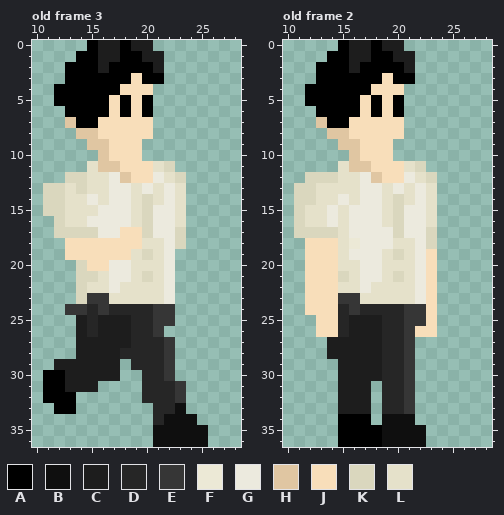
Edited in one commit: pixel-art file (2024rpijam/sprites/the_fellow.aseprite). Above, as it was before the edit.
37x37 pixels, 4 frames. Shown: old frame 3: x 10..28, y 0..36; old frame 2: x 10..28, y 0..36. The commit also changed other frames, which this record leaves out.
Visible layers, top first: "Head", "Left Arm", "Torso", "LEgs", "Right Arm".
Palette (. is transparent): A #000000  B #0f0f0f  C #1d1d1d  D #262626  E #363636  F #ece9d6  G #eceade  H #e0c6a2  J #f8deba  K #dad7be  L #e5e1ca
Pixels before, old frame 3, first column x 11:
 0 ....ACCACC.....
 1 ...AACCAACC....
 2 ..AAACAAAAC....
 3 ..AAAAAAJAA....
 4 .AAAAAAJJJ.....
 5 .AAAAAJAJA.....
 6 ..AAAAJAJA.....
 7 ..HAAJJJJJ.....
 8 ...HHJJJJJ.....
 9 ....HHJJJ......
10 .....HJJJ......
11 ....LHHJJJLK...
12 ..KKLLGHJJGLK..
13 KKLKLLGGLGLGL..
14 KKLLGLGGLKLGL..
15 KKLLLGGGLKGGL..
16 .KLLGGGGLKGGL..
17 .KKKKGGJJKGGK..
18 ..JJJJJJJLLGK..
19 ..JJJJJJLKLG...
20 ...KJJGGLLLG...
21 ...KKLGGLKLG...
22 ...KLLGLLLLG...
23 ...KEELLLLLG...
24 ..EEDEDDDDEE...
25 ...CDCCCDDEE...
26 ...CDCCCDDE....
27 ...CCCCCDDDE...
28 ...CCCCDDDDE...
29 .CCCCCC.DDDE...
30 AACCCCC..DDE...
31 AACCC....DDDE..
32 AAA......DDDE..
33 .AA.......DDB..
34 ..........DBBB.
35 ..........BBBBB
36 ..........BBBBB
Pixels before, old frame 2, first column x 11:
 0 ....ACCACC...
 1 ...AACCAACC..
 2 ..AAACAAAAC..
 3 ..AAAAAAJAA..
 4 .AAAAAAJJJ...
 5 .AAAAAJAJA...
 6 ..AAAAJAJA...
 7 ..HAAJJJJJ...
 8 ...HHJJJJJ...
 9 ....HHJJJ....
10 .....HJJJ....
11 ....LHHJJJLK.
12 .KKKLLGHJJGLK
13 KKLLLLGGLGLGL
14 KKLLGLGGLKLGL
15 KLLGLGGGLKGGL
16 KLLGLGGGLKGGL
17 KKKKLGGGGKGGK
18 .JJJLFGGGLLGK
19 .JJJLGGGLKLGJ
20 .JJJLLGGLLLGJ
21 .JJJKLGGLKLGJ
22 .JJJLLGLLLLGJ
23 .JJJEELLLLLGJ
24 .JJJDEDDDDEEJ
25 ..JJDCCCDDEEJ
26 ..JJDCCCDDEJJ
27 ...CCCCCDDE..
28 ...CCCCCDDE..
29 ....CCCCDDE..
30 ....CCCCDDE..
31 ....CCC.DDE..
32 ....CCC.DDE..
33 ....CCC.DDE..
34 ....AAA.BBB..
35 ....AAAABBBB.
36 ....AAAABBBB.
Once edited:
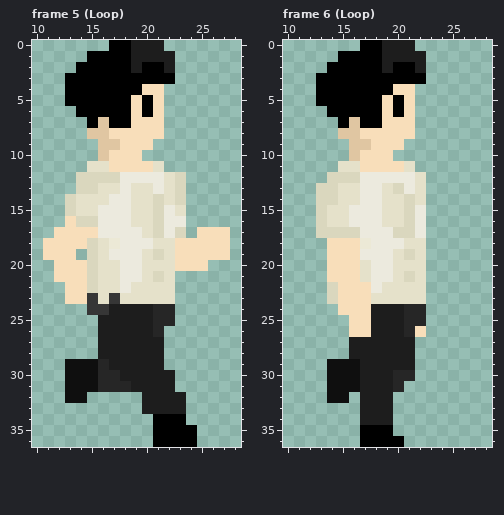
A new or re-ordered frame is compared with the old frame closest to it.
Edits made:
frames 4 -> 7
Changed rows in their new state; - is an unchanged pixel.
Frame 5 (Loop) is new; against old frame 3:
first column x 11:
 0 ----..A---C------
 1 ---.-AA-C--C-----
 2 --.--A--C-AC-----
 3 --------A--A-----
 4 -.-----AA-J------
 5 -.----A---J------
 6 --.---A---J------
 7 --..-HAA--J------
 8 ---.-H----J------
 9 ----.-H--J-------
11 -----LJ----.-----
12 --.-KKKGGG-------
13 ...-K-L--LGLK----
14 ..K-L----LKLK----
15 ..K------LK------
16 -.JKK----LK-G----
17 -JJJJ--GGLK---JJJ
18 JJ--KLFGGG-LJJJJJ
19 JJ-.KLGGGLKLJJJJJ
20 -JJJKLL-G--LJJJ--
21 -JJJ--L-GLKL-----
22 --JJK-LG---L-----
23 --JJ-LE----L-----
24 --..E-CCCCDD-----
25 ---..---CCDD-----
26 ---..---CCD------
27 ---..---CCC.-----
28 ---..--CCCC.-----
29 -.BBBD-CCCC.-----
30 ..BBBDDCCCCC-----
31 ..BBBDDDCCCC.----
32 ..BB-----CCCC----
33 -..------CCCC----
34 ----------AAA.---
35 ----------AAAA.--
36 ----------AAAA.--
Frame 6 (Loop) is new; against old frame 2:
first column x 11:
 0 ----..A---C--
 1 ---.-AA-C--C-
 2 --.--A--C-AC-
 3 --------A--A-
 4 -.-----AA-J--
 5 -.----A---J--
 6 --.---A---J--
 7 --..-HAA--J--
 8 ---.-H----J--
 9 ----.-H--J---
11 -----LJ----.-
12 -..-KK-GGG--.
13 ..KK-----KGL.
14 ..KKL----LKL.
15 ..KL-----LK-.
16 ..KL-----LK-.
17 ..--KK----K-.
18 -..-JJF--G-L.
19 -..-JJ--GLKL.
20 -..-JJL-G--L.
21 -..-JJL-GLKL.
22 -..KJJJG---L.
23 -..KJJJ----L.
24 -...JJJCCCDD.
25 --...JJ-CCDD.
26 --...JJ-CCD-.
27 ---..---CCC--
28 ---..---CCC--
29 ---BBB--CCC--
30 ---BBB--C-D--
31 ---BBB-CC-.--
32 ---BB.-CC..--
33 ----..-CC..--
34 ----..CCC..--
35 ----..--A...-
36 ----..--AA..-
